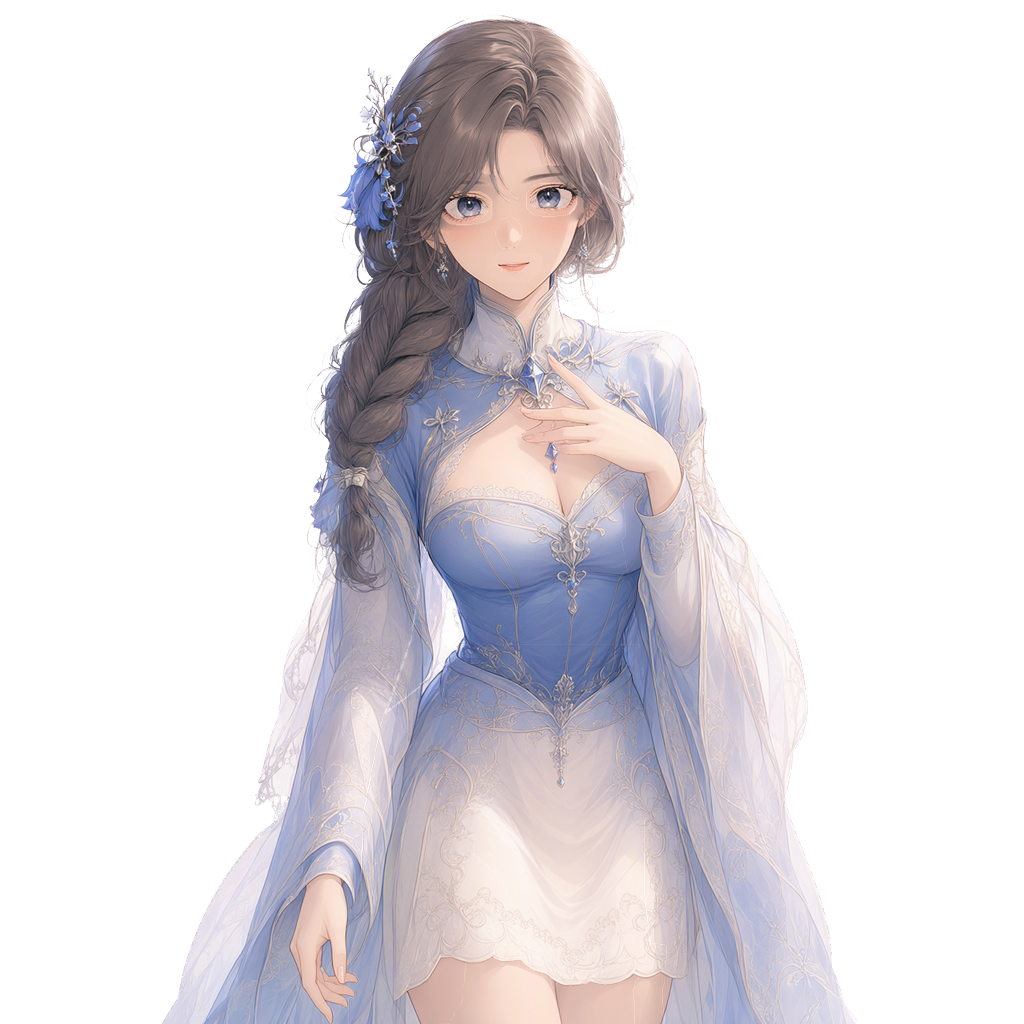
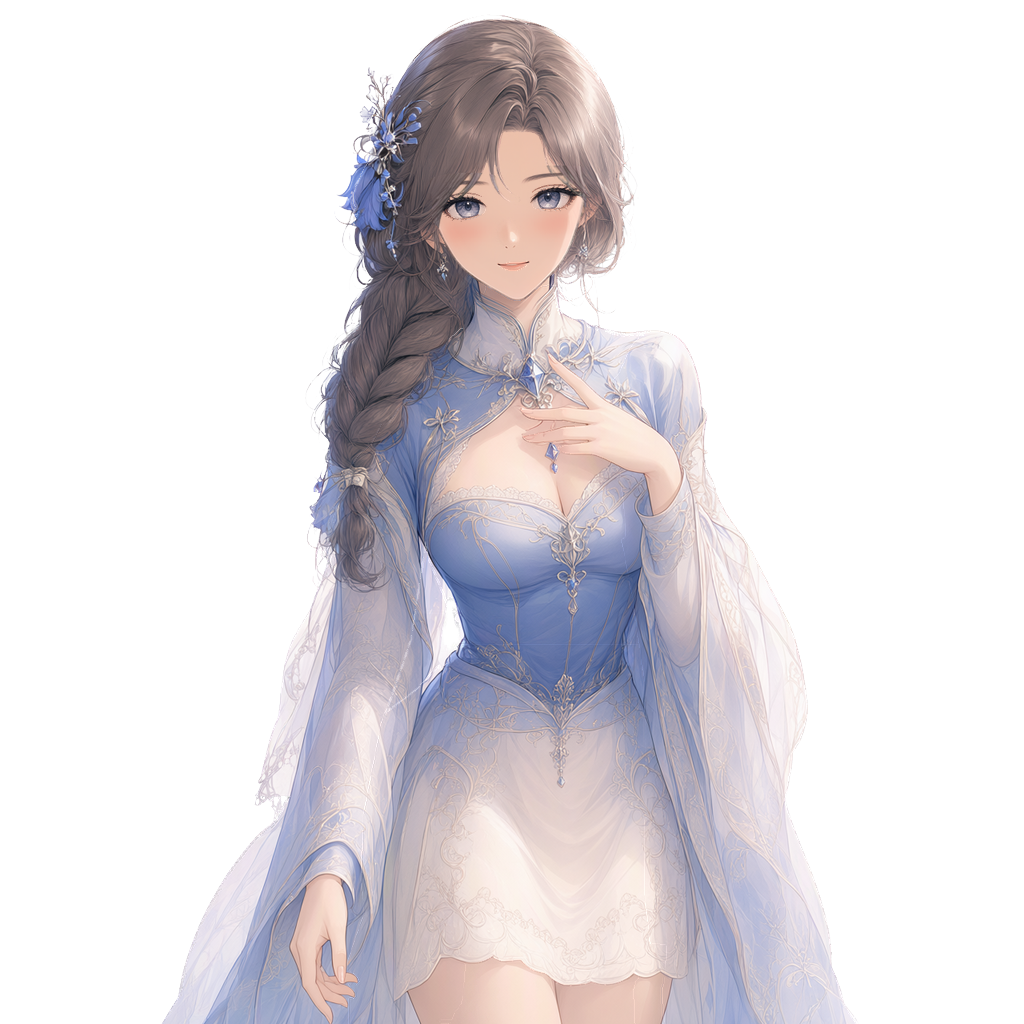
Layer changes from the first (1024, 1024) image to the second:
painted on "mouth_smile" over [490,258,538,276]
painted on "mouth_open" over [494,256,534,278]
painted on "eye_close-r" over [528,191,581,212]
painted on "eye_close-l" over [440,203,489,221]
painted on "mouth_close" over [494,258,533,275]
painted on "eyebrow-r" over [518,170,578,188]
painted on "eyebrow-l" over [455,178,493,189]
painted on "eyelash-r" over [523,180,586,220]
painted on "irides-r" over [534,183,564,214]
painted on "eyewhite-r" over [529,186,573,214]
painted on "eyelash-l" over [438,189,495,228]
painted on "irides-l" over [451,191,486,224]
painted on "eyewhite-l" over [442,194,490,222]
painted on "nose" over [491,212,525,253]
painted on "face" over [438,131,586,302]
